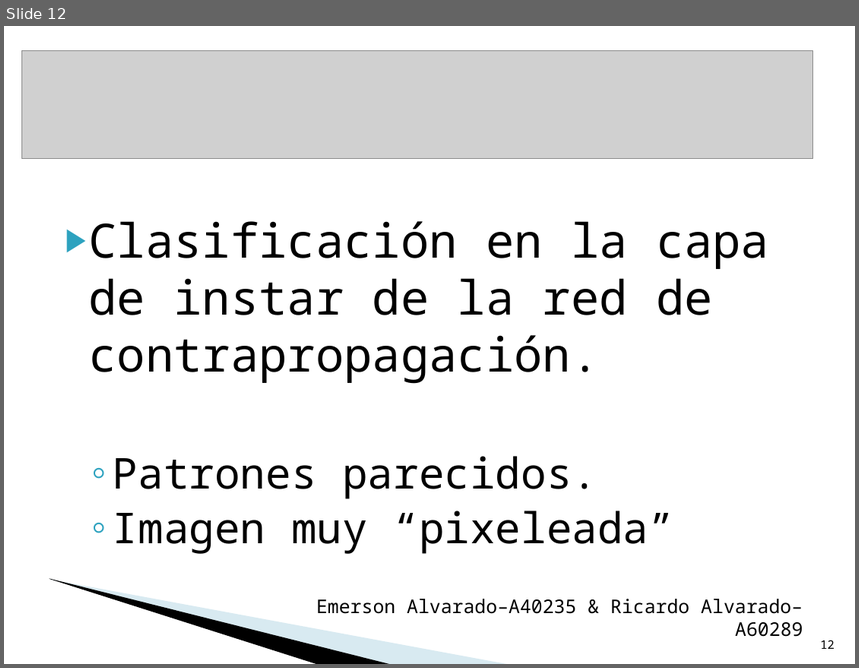
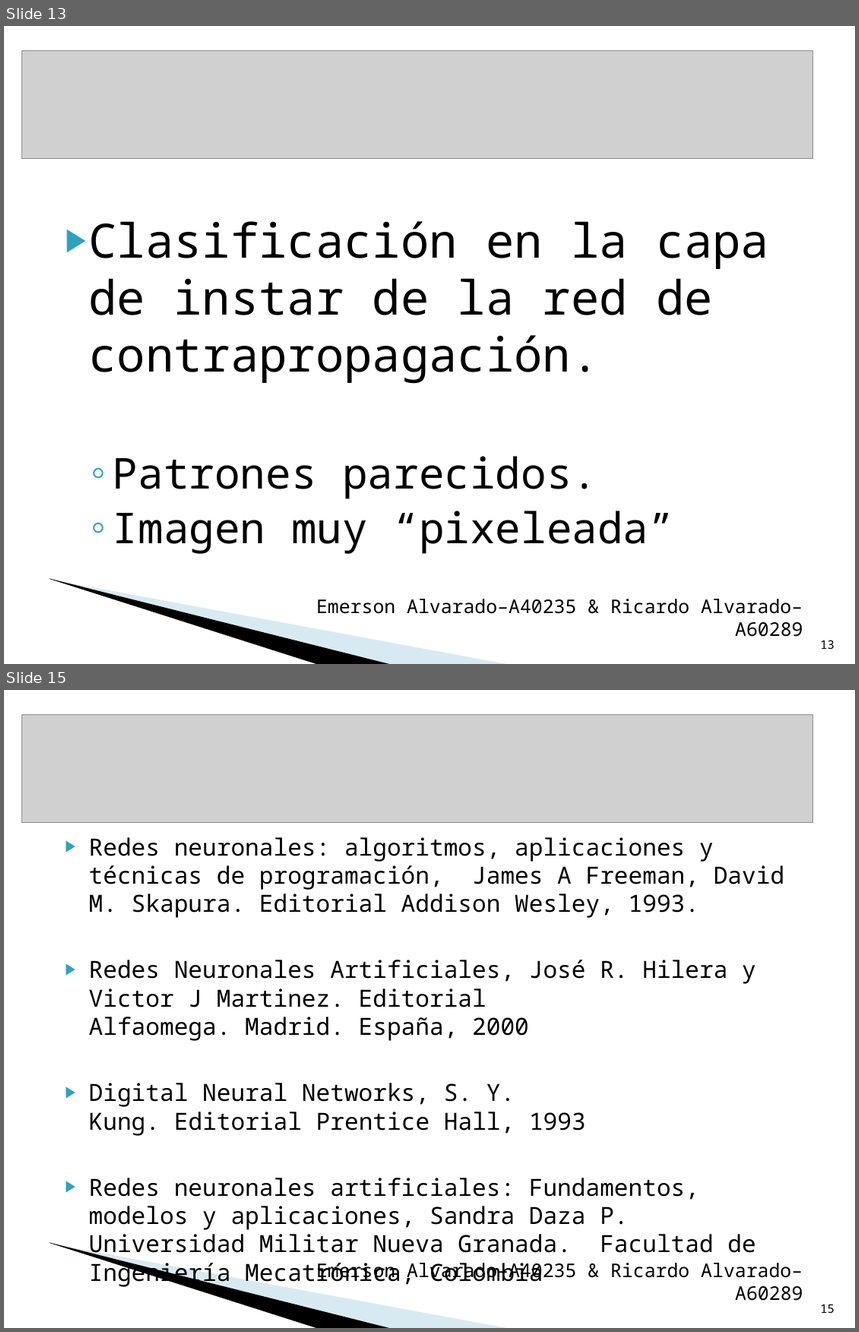
Before and after one commit to rijoalvi/proyectoparadigmas, a slide deck: Presentacion.ppt. Shown one above the other, each under a label of ours: slide 12 before the commit, slides 13 and 15 after it; the slides between them are not shown. The pictures are 859x668 and 859x1332 pixels, drawn with LibreOffice and Linux fonts; fonts in the diff are those of the drawing; grey boxes stand for pictures; background and template pictures are left out. Boxes give left, top, right and bottom in pixels: in the first picture for what was removed or moved away, otherwise in the second. Text is boxed around its words. In the diff, an @@ line names an element or a change of style, - is before the commit and + after.

```diff
--- a/Presentacion.ppt
+++ b/Presentacion.ppt
@@ slide 15 added at [4,690,855,1328], background #FFFFFF; not listed: 2 template elements that a slide beside it also shows @@
@@ picture added at [22,714,813,823] @@
@@ text added at [89,837,785,1259], 20 pt, text #000000 @@
+▶ Redes neuronales: algoritmos, aplicaciones y técnicas de programación, James A Freeman, David M. Skapura. Editorial Addison Wesley, 1993.
+▶ Redes Neuronales Artificiales, José R. Hilera y Victor J Martinez. Editorial Alfaomega. Madrid. España, 2000
+▶ Digital Neural Networks, S. Y. Kung. Editorial Prentice Hall, 1993
+▶ Redes neuronales artificiales: Fundamentos, modelos y aplicaciones, Sandra Daza P. Universidad Militar Nueva Granada. Facultad de Ingeniería Mecatrónica, Colombia
@@ text added at [316,1263,803,1301], 16 pt, text #000000 @@
+Emerson Alvarado–A40235 & Ricardo Alvarado–A60289
@@ page number added at [820,1305,835,1313], 10 pt, text #000000 @@
+15
@@ what was slide 12 is now slide 13 @@
@@ page number at [820,640,835,649]: text changed @@
-12
+13
```
Also in this commit, not shown: 3 slides changed, 5 other slides added, 2 slides removed, 3 other files.
